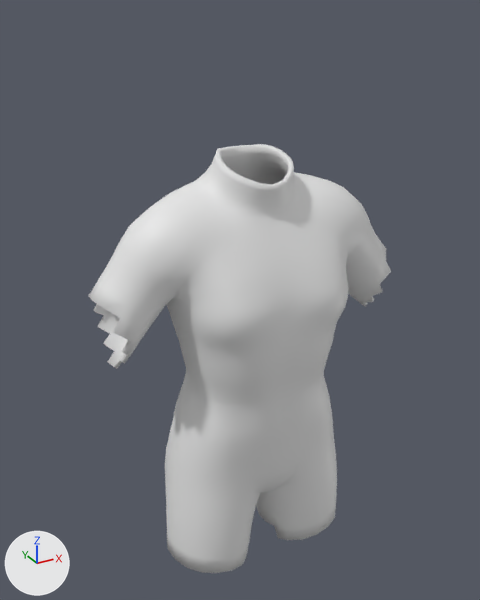
The FBX model unity/Assets/Art/Chars/Garments/seek_artisan.fbx, before and after one commit.
Camera for both pictures: a 50 mm lens placed at (-0.625, -1.112, 1.833), pointed at (-0.016, -0.004, 1.279). The lights are fixed; the arrows at lower left show +X, +Y and +Z. The picture after the commit comes second.

In view in the first picture: 'garment_seek_artisan'.
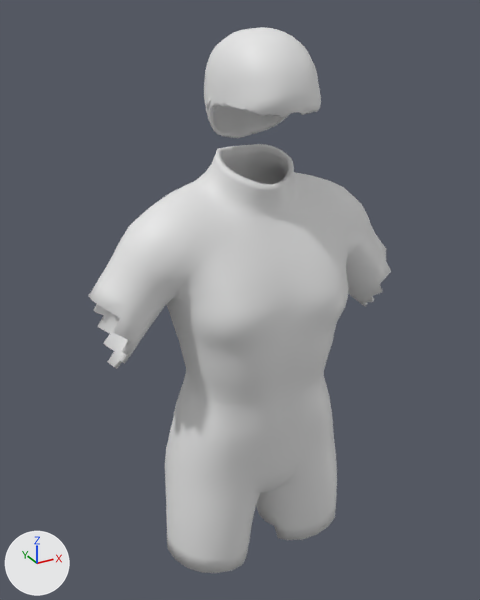
Patch to the scene script:
```diff
--- a/unity/Assets/Art/Chars/Garments/seek_artisan.fbx.py
+++ b/unity/Assets/Art/Chars/Garments/seek_artisan.fbx.py
@@ mat_hair @@
+mat_hair = principled_material('hair')
+mat_hair.base_color = (0.8, 0.8, 0.8)  # white #e7e7e7
@@ me_garment_seek_artisan @@
 # used by ob_garment_seek_artisan; location = (0.0, 0.0, 0.0)
-me_garment_seek_artisan.from_pydata(...)  # 3020 vertices, 3026 faces; spans x -0.331..0.331, y -0.181..0.117, z 0.679..1.589
+me_garment_seek_artisan.from_pydata(...)  # 5036 vertices, 5052 faces; spans x -0.331..0.331, y -0.181..0.117, z 0.679..1.803
+# me_garment_seek_artisan part 1: a new loose piece of 1516 vertices spanning x -0.092..0.092, y -0.169..0.067, z 1.604..1.803, in mat_hair (white #e7e7e7)
+# me_garment_seek_artisan part 2: a new loose piece of 28 vertices spanning x -0.096..-0.07, y -0.04..-0.014, z 1.667..1.696, in mat_hair (white #e7e7e7)
+# other edits to the shape of me_garment_seek_artisan do not show in these pictures
 me_garment_seek_artisan.materials.append(mat_cloth)
 me_garment_seek_artisan.materials.append(mat_accent)
+me_garment_seek_artisan.materials.append(mat_hair)  # white #e7e7e7
```

What differs and where, as boxes (x1, y1, x2, y2) in the pictures (480 x 600 px):
'garment_seek_artisan', reshaped (27% taller)
    before: (89, 144, 391, 573)
    after: (89, 27, 391, 573)
part 1 of me_garment_seek_artisan, added
    after: (204, 27, 321, 138)
part 2 of me_garment_seek_artisan, added
    after: (205, 98, 218, 110)
